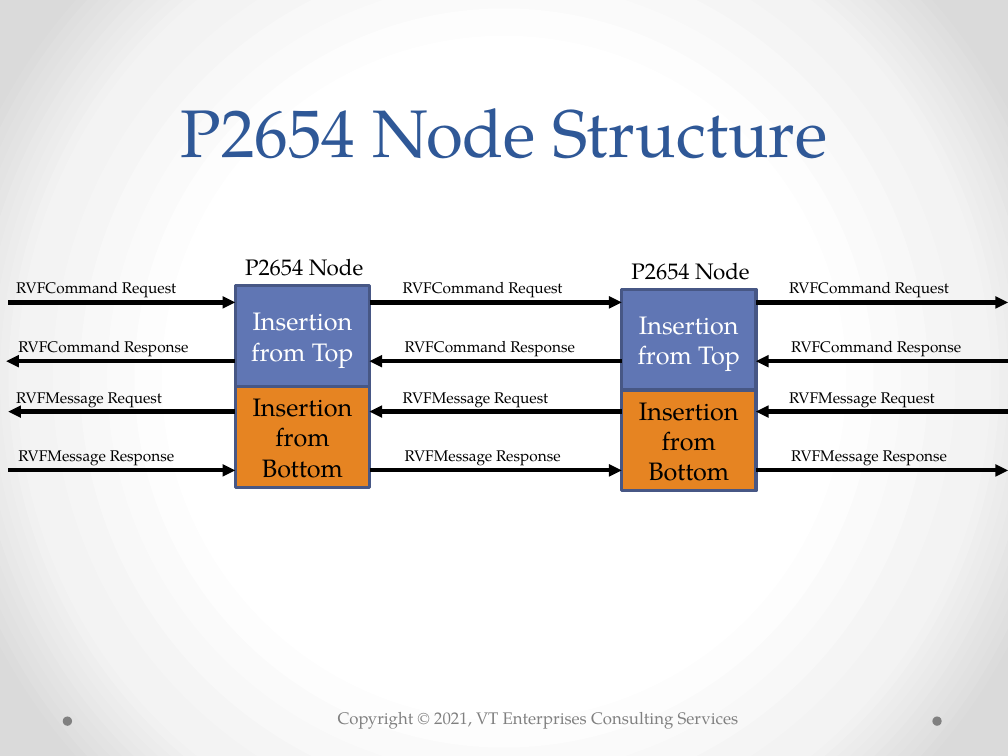
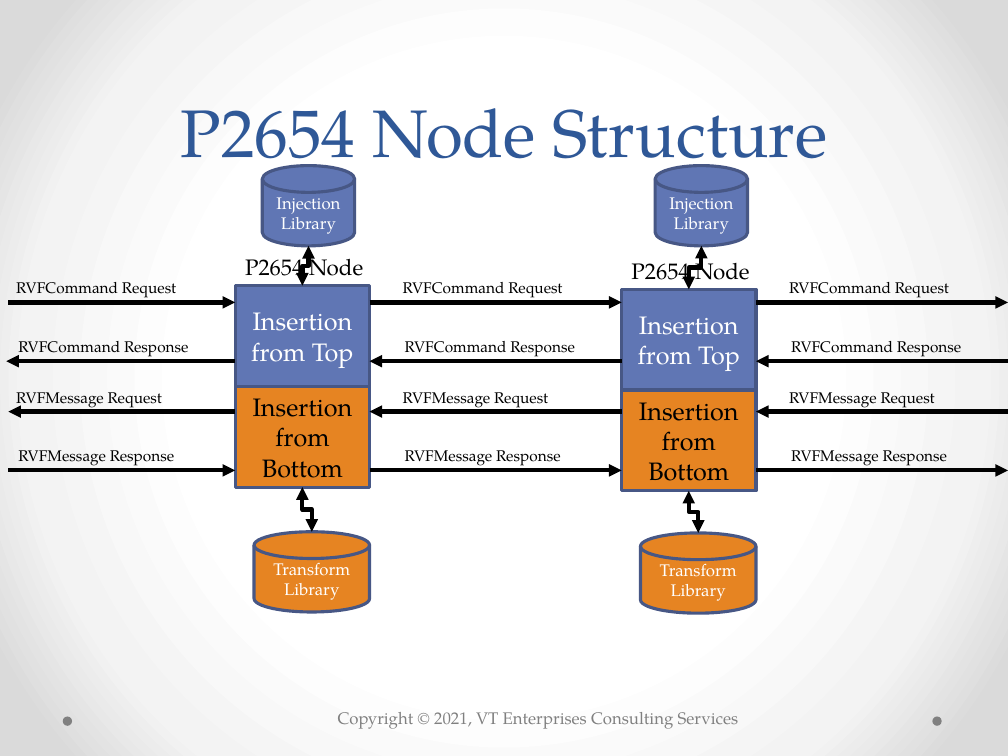
Before and after one commit to bradfordvt/P2654Model2, a slide deck: slide 10 of docs/MJBUnification20210720.pptx. Drawn at 1008x756 pixels with LibreOffice and Linux fonts; fonts in the diff are those of the drawing; background and template pictures are left out. Boxes give left, top, right and bottom in pixels: in the first picture for what was removed or moved away, otherwise in the second. Text is boxed around its words. In the diff, an @@ line names an element or a change of style, - is before the commit and + after.

```diff
--- a/docs/MJBUnification20210720.pptx
+++ b/docs/MJBUnification20210720.pptx
@@ cylinder added at bbox=[262, 165, 355, 246], fill #6076B4, outline #475785 2.25 pt, 12 pt, text #FFFFFF @@
+Injection Library
@@ cylinder added at bbox=[655, 165, 748, 246], fill #6076B4, outline #475785 2.25 pt, 12 pt, text #FFFFFF @@
+Injection Library
@@ elbow double arrow added from (308, 246) to (302, 285), #000000 3 pt @@
@@ elbow double arrow added from (702, 246) to (688, 289), #000000 3 pt @@
@@ elbow double arrow added from (302, 487) to (311, 532), #000000 3 pt @@
@@ elbow double arrow added from (688, 491) to (699, 533), #000000 3 pt @@
@@ cylinder added at bbox=[254, 532, 370, 613], fill #E68422, outline #475785 2.25 pt, 12 pt, text #FFFFFF @@
+Transform Library
@@ cylinder added at bbox=[640, 533, 756, 614], fill #E68422, outline #475785 2.25 pt, 12 pt, text #FFFFFF @@
+Transform Library
```
Also in this commit, not shown: 1 other slide changed.
